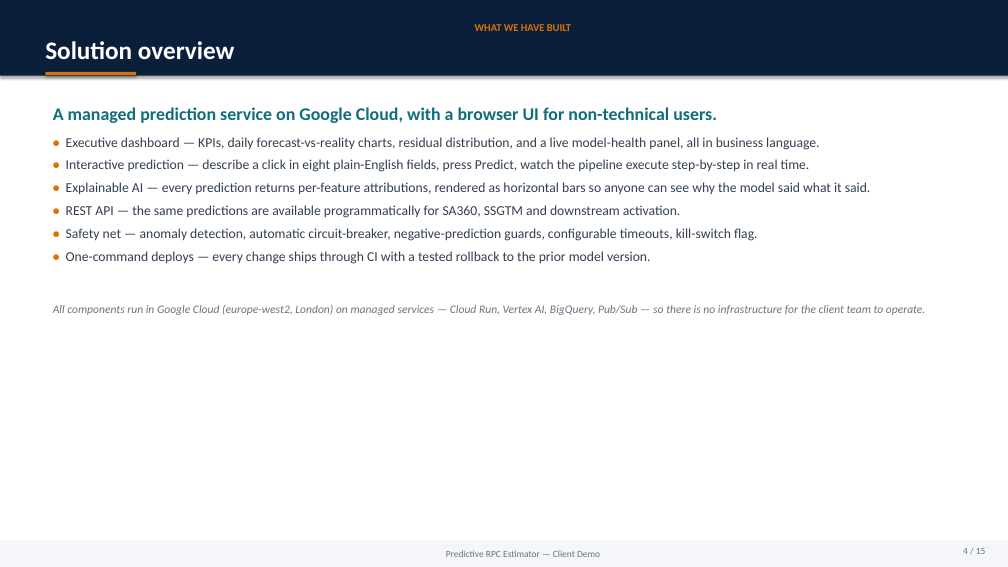
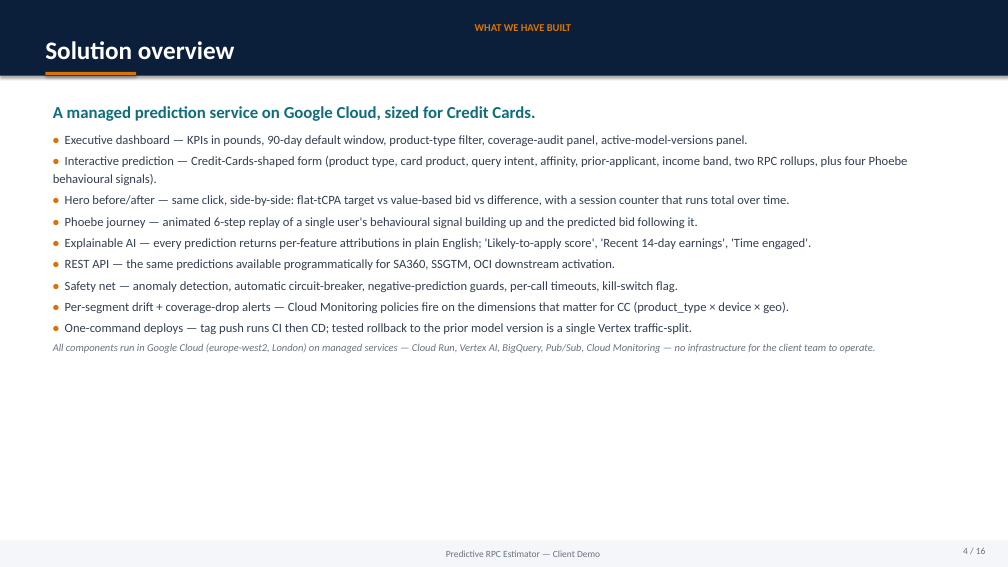
Before and after one commit to asmeyatsky-work/msm, a slide deck: slide 4 of docs/client-demo-deck.pptx. Drawn at 1008x567 pixels with LibreOffice and Linux fonts; fonts in the diff are those of the drawing. Boxes give left, top, right and bottom in pixels: in the first picture for what was removed or moved away, otherwise in the second. Text is boxed around its words. In the diff, an @@ line names an element or a change of style, - is before the commit and + after.

```diff
--- a/docs/client-demo-deck.pptx
+++ b/docs/client-demo-deck.pptx
@@ text at <box>53,106,908,353</box>: text changed; size 13 to 12 pt @@
-A managed prediction service on Google Cloud, with a browser UI for non-technical users.
-• Executive dashboard — KPIs, daily forecast-vs-reality charts, residual distribution, and a live model-health panel, all in business language.
-• Interactive prediction — describe a click in eight plain-English fields, press Predict, watch the pipeline execute step-by-step in real time.
-• Explainable AI — every prediction returns per-feature attributions, rendered as horizontal bars so anyone can see why the model said what it said.
-• REST API — the same predictions are available programmatically for SA360, SSGTM and downstream activation.
-• Safety net — anomaly detection, automatic circuit-breaker, negative-prediction guards, configurable timeouts, kill-switch flag.
-• One-command deploys — every change ships through CI with a tested rollback to the prior model version.
-All components run in Google Cloud (europe-west2, London) on managed services — Cloud Run, Vertex AI, BigQuery, Pub/Sub — so there is no infrastructure for the client team to operate.
+A managed prediction service on Google Cloud, sized for Credit Cards.
+• Executive dashboard — KPIs in pounds, 90-day default window, product-type filter, coverage-audit panel, active-model-versions panel.
+• Interactive prediction — Credit-Cards-shaped form (product type, card product, query intent, affinity, prior-applicant, income band, two RPC rollups, plus four Phoebe behavioural signals).
+• Hero before/after — same click, side-by-side: flat-tCPA target vs value-based bid vs difference, with a session counter that runs total over time.
+• Phoebe journey — animated 6-step replay of a single user's behavioural signal building up and the predicted bid following it.
+• Explainable AI — every prediction returns per-feature attributions in plain English; 'Likely-to-apply score', 'Recent 14-day earnings', 'Time engaged'.
+• REST API — the same predictions available programmatically for SA360, SSGTM, OCI downstream activation.
+• Safety net — anomaly detection, automatic circuit-breaker, negative-prediction guards, per-call timeouts, kill-switch flag.
+• Per-segment drift + coverage-drop alerts — Cloud Monitoring policies fire on the dimensions that matter for CC (product_type × device × geo).
+• One-command deploys — tag push runs CI then CD; tested rollback to the prior model version is a single Vertex traffic-split.
+All components run in Google Cloud (europe-west2, London) on managed services — Cloud Run, Vertex AI, BigQuery, Pub/Sub, Cloud Monitoring — no infrastructure for the client team to operate.
```
Also in this commit, not shown: 13 other slides changed, 1 slide added, 1 other file.
